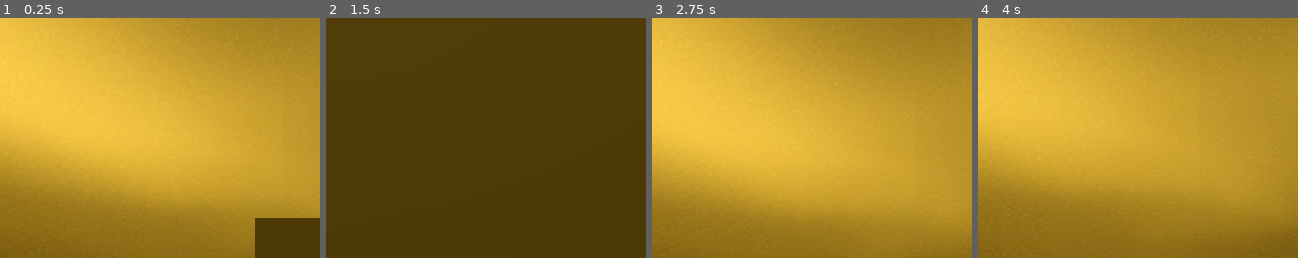
Above: before the commit, frames 1-4 (left to right).
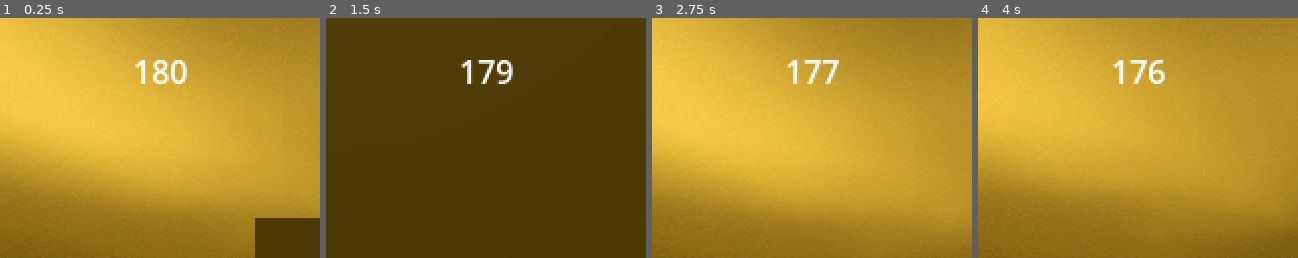
Above: after the commit, the same moments.

Repository: EliasVincent/ld52-game
Game: Godot game, scene res://level_1.tscn
The game is run twice, just before and just after one commit, with the same random seed, the same clock (stepped at 60 frames per second) and the same inputs.
Inputs (mouse positions are % of the whole screen's width and height, from its top left):
- Up to frame 1 (0.25 s): no input
- Up to frame 2 (1.5 s): move the mouse to (55, 50) at 0.52 s; hold W (move_up) from 0.53 s (still down); tap E (action) at 0.6 s; move the mouse to (45, 50) at 1.27 s; click (45, 50) at 1.35 s
- Up to frame 3 (2.75 s): keep holding W (move_up); tap Enter at 2 s; move the mouse to (52, 48) at 2.02 s; tap Space (space) at 2.1 s
- Up to frame 4 (4 s): keep holding W (move_up); move the mouse to (49, 52) at 2.77 s; tap E (action) at 2.85 s; tap Space (space) at 3.5 s; move the mouse to (58, 51) at 3.52 s; click (58, 51) at 3.6 s
The pictures show only the part of the screen within x 6-56%, y 0-50%; the shares and areas given below are measured in that part.

The runs differ from the first frame. In frame 1, 0.9% of the frame differs, in the area x 42-59%, y 17-28%; in frame 2, 0.8%; in frame 3, 0.6%; in frame 4, 0.7%.

Commit message:
attack fixed kinda???

Diff:
--- a/actors/enemy.gd
+++ b/actors/enemy.gd
@@ -1,6 +1,6 @@
 extends CharacterBody3D
 
-@export var MOVE_SPEED = 100.0
+@export var MOVE_SPEED = 10.0
 @export var ROTATION_SPEED = 50.0
 @export var DAMAGE = 1.0
 @export var ATTACK_RATE = 0.5
@@ -38,7 +38,6 @@
 	attackTimer.one_shot = true
 #	healthBar.update(healthManager.current_health, healthManager.max_health)
 #	healthManager.connect("dead", self, "set_state_dead")
-
 	set_state_idle()
 
 
@@ -82,14 +81,14 @@
 		if playerBody != null:
 			set_state_attack()
 
-	nav.target_location = player.global_position
-	var target = nav.get_next_location()
+	nav.set_target_location(player.position) # das stimmt
+	var target = nav.get_final_location()
 	#var v = (target - player.global_position).normalized()
 	#nav.set_velocity(v)
 	var goal_pos = target
 	var dir = goal_pos - global_transform.origin
-	dir.y = 0
-	velocity = dir
+	#dir.y = 0
+	velocity = dir * delta * MOVE_SPEED
 
 
 	var angle = atan2(dir.x, dir.z)
@@ -155,9 +154,10 @@
 
 func _on_s_damage_area_body_entered(body):
 	isInArea = true
-	if body.is_in_group("player"):
+	if body.is_in_group("PLAYER"):
 		playerBody = body
 		if can_attack:
+			print("set state to attack")
 			set_state_attack()
 
 func _on_s_damage_area_body_exited(body):
@@ -179,9 +179,7 @@
 
 
 func _on_hurt_hitbox_area_entered(area):
-	print(area)
 	if area.is_in_group("SPRAY"):
-		print("in spray")
 		inSpray = true
 
 
--- a/level_1.tscn
+++ b/level_1.tscn
@@ -121,12 +121,14 @@
 [node name="DepositTooltip" type="Panel" parent="Tooltips"]
 unique_name_in_owner = true
 visible = false
+layout_mode = 0
 offset_left = 38.0
 offset_top = 179.0
 offset_right = 279.655
 offset_bottom = 224.0
 
 [node name="RichTextLabel" type="RichTextLabel" parent="Tooltips/DepositTooltip"]
+layout_mode = 0
 offset_left = 16.0
 offset_top = 10.0
 offset_right = 435.0
@@ -136,12 +138,14 @@
 [node name="HarvestTooltip" type="Panel" parent="Tooltips"]
 unique_name_in_owner = true
 visible = false
+layout_mode = 0
 offset_left = 38.0
 offset_top = 179.0
 offset_right = 279.655
 offset_bottom = 224.0
 
 [node name="RichTextLabel" type="RichTextLabel" parent="Tooltips/HarvestTooltip"]
+layout_mode = 0
 offset_left = 16.0
 offset_top = 10.0
 offset_right = 435.0
@@ -151,12 +155,14 @@
 [node name="Harvesting" type="Panel" parent="Tooltips"]
 unique_name_in_owner = true
 visible = false
+layout_mode = 0
 offset_left = 38.0
 offset_top = 178.0
 offset_right = 279.655
 offset_bottom = 223.0
 
 [node name="RichTextLabel" type="RichTextLabel" parent="Tooltips/Harvesting"]
+layout_mode = 0
 offset_left = 16.0
 offset_top = 10.0
 offset_right = 435.0
@@ -172,6 +178,7 @@
 
 [node name="CropsSaved" type="RichTextLabel" parent="HUD"]
 unique_name_in_owner = true
+layout_mode = 0
 offset_left = 184.0
 offset_top = 1.0
 offset_right = 338.0
@@ -180,8 +187,24 @@
 
 [node name="CropsHeld" type="RichTextLabel" parent="HUD"]
 unique_name_in_owner = true
+layout_mode = 0
 offset_left = 184.0
 offset_top = 33.0
 offset_right = 325.0
 offset_bottom = 77.0
 text = "Crops Held: "
+
+[node name="TimeText" type="RichTextLabel" parent="HUD"]
+unique_name_in_owner = true
+layout_mode = 0
+offset_left = 85.0
+offset_top = 15.0
+offset_right = 125.0
+offset_bottom = 55.0
+
+[node name="LevelCountdown" type="Timer" parent="."]
+wait_time = 180.0
+one_shot = true
+autostart = true
+
+[connection signal="timeout" from="LevelCountdown" to="." method="_on_level_countdown_timeout"]
--- a/levels/level_1.gd
+++ b/levels/level_1.gd
@@ -5,6 +5,8 @@
 @onready var cropsHeld: RichTextLabel = %CropsHeld
 @onready var harvest_tooltip = %HarvestTooltip
 @onready var harvesting = %Harvesting
+@onready var level_countdown: Timer = $LevelCountdown
+@onready var time_text = %TimeText
 
 
 @onready var player: CharacterBody3D = $Player
@@ -34,8 +36,11 @@
 func _ready():
 	pass # Replace with function body.
 
-
-# Called every frame. 'delta' is the elapsed time since the previous frame.
 func _process(delta):
 	cropsSaved.text = str("Crops saved: " , Globals.totalCrops)
 	cropsHeld.text = str("Crops held: " , Globals.cropsHeld)
+	time_text.text = str(snapped(level_countdown.time_left, 1))
+
+
+func _on_level_countdown_timeout():
+	pass # GAME OVER
